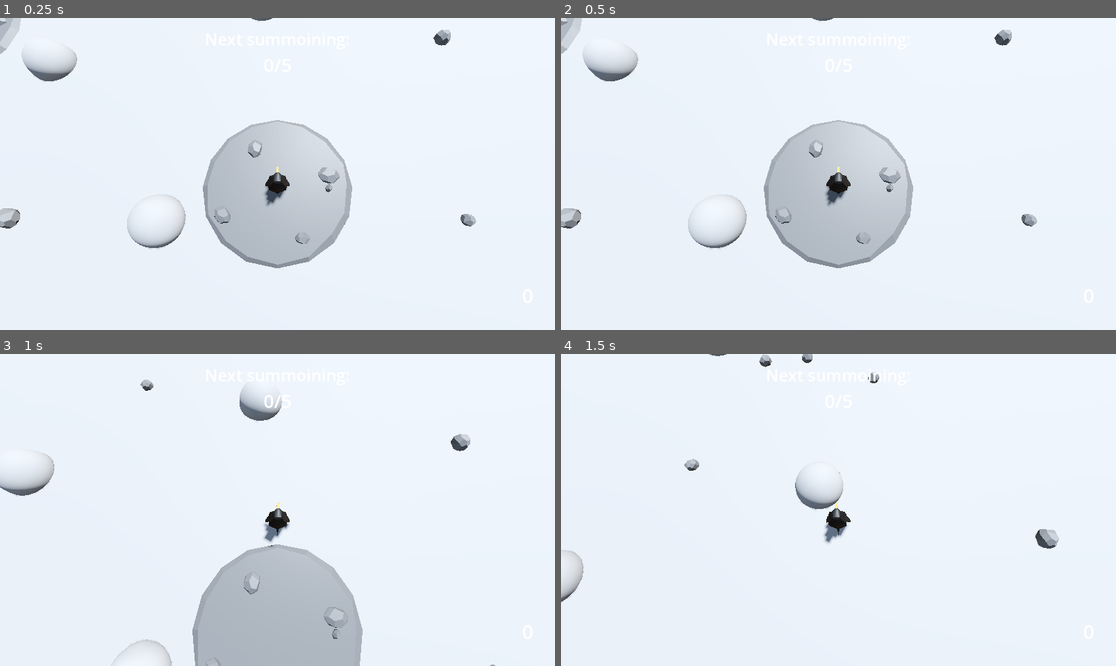
Above: before the commit, frames 1-4 (two rows, left to right).
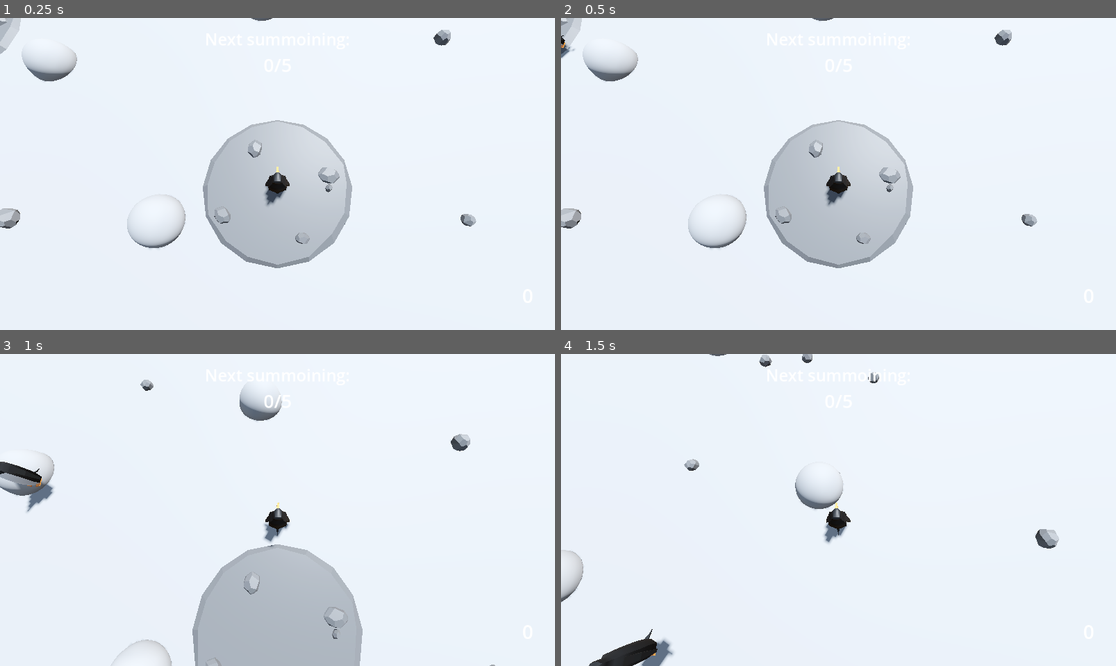
Above: after the commit, the same moments.

Repository: Edtg/Ludum-Dare-55
Game: Godot game, scene res://scenes/main.tscn
Two runs of this game, one before a commit and one after it. Both use one fixed random seed, a clock stepped at 60 frames per second and the inputs below.
Inputs:
- Up to frame 1 (0.25 s): no input
- Up to frame 2 (0.5 s): no input
- Up to frame 3 (1 s): hold W (move_forward) from 0.53 s (still down); tap Space (slide) at 0.6 s
- Up to frame 4 (1.5 s): keep holding W (move_forward); tap Space (slide) at 1.35 s

Frame 1 is identical in both runs. In frame 2, less than 0.1% of the frame differs, in the area x 0-3%, y 5-13%; in frame 3, 0.6%; in frame 4, 0.9%, in the area x 5-21%, y 88-100%.

Commit message:
Added enemies with similar behaviour to the player

Diff:
--- /dev/null
+++ b/scenes/characters/enemy.gd
@@ -0,0 +1,67 @@
+extends CharacterBody3D
+
+signal upgrade_confirmed
+
+const MOVE_SPEED: float = 4.0
+const SLIDE_BOOST_BASE: float = 2.0
+var gravity: float = ProjectSettings.get_setting("physics/3d/default_gravity")
+
+var target_rock: Node3D
+var nest_location: Vector3
+
+var rock_count: int
+var max_rocks: int = 2
+
+var is_upgrading: bool
+
+@onready var nav_agent = $NavigationAgent3D
+@onready var upgrade_timer = $UpgradeTimer
+
+
+func _physics_process(delta):
+	if is_upgrading:
+		return
+
+	var target_location: Vector3
+	if rock_count < max_rocks:
+		target_rock = get_closest_rock()
+		target_location = target_rock.global_position
+	else:
+		target_location = nest_location
+
+	nav_agent.target_position = target_location
+	if nav_agent.is_target_reachable():
+		var current_position = global_transform.origin
+		var next_position = nav_agent.get_next_path_position()
+		var new_direction = (next_position - current_position).normalized()
+
+		velocity = velocity.move_toward(new_direction * MOVE_SPEED, 0.25)
+
+		move_and_slide()
+
+
+func get_closest_rock() -> Node3D:
+	var rock = get_tree().get_nodes_in_group("rocks")[0]
+	return rock
+
+
+func pickup_rock():
+	rock_count += 1
+
+
+func can_pickup_rock() -> bool:
+	return rock_count < max_rocks
+
+
+func deposit_rocks(rocks_deposited: int, rocks_required: int):
+	rock_count = 0
+
+
+func get_upgrade(rocks_deposited: int, new_required_rocks: int):
+	is_upgrading = true
+	upgrade_timer.start()
+
+
+func _on_upgrade_timer_timeout():
+	is_upgrading = false
+	upgrade_confirmed.emit()
--- /dev/null
+++ b/scenes/characters/enemy.tscn
@@ -0,0 +1,28 @@
+[gd_scene load_steps=4 format=3 uid="uid://dj0sj680yf0wm"]
+
+[ext_resource type="Script" path="res://scenes/characters/enemy.gd" id="1_bkiei"]
+[ext_resource type="PackedScene" uid="uid://bv1n2iswps23g" path="res://assets/models/Penguin.gltf" id="2_14q2g"]
+
+[sub_resource type="CapsuleShape3D" id="CapsuleShape3D_214oa"]
+radius = 0.2
+height = 0.75
+
+[node name="Enemy" type="CharacterBody3D" groups=["penguins"]]
+script = ExtResource("1_bkiei")
+
+[node name="CollisionShape3D" type="CollisionShape3D" parent="."]
+transform = Transform3D(1, 0, 0, 0, 1, 0, 0, 0, 1, 0, 0.375, 0)
+shape = SubResource("CapsuleShape3D_214oa")
+
+[node name="Pivot" type="Node3D" parent="."]
+transform = Transform3D(1, 0, 0, 0, 1, 0, 0, 0, 1, 0, 0.2, 0)
+
+[node name="Penguin" parent="Pivot" instance=ExtResource("2_14q2g")]
+transform = Transform3D(0.5, 0, 0, 0, 0.5, 0, 0, 0, 0.5, 0, -0.2, 0)
+
+[node name="NavigationAgent3D" type="NavigationAgent3D" parent="."]
+
+[node name="UpgradeTimer" type="Timer" parent="."]
+one_shot = true
+
+[connection signal="timeout" from="UpgradeTimer" to="." method="_on_upgrade_timer_timeout"]
--- a/scenes/characters/player.gd
+++ b/scenes/characters/player.gd
@@ -92,7 +92,7 @@
 	rock_counter.text = str(rock_count)
 
 
-func show_upgrade_menu(rocks_deposited: int, new_required_rocks: int):
+func get_upgrade(rocks_deposited: int, new_required_rocks: int):
 	can_move = false
 	upgrade_menu.show()
 	goal_counter.text = str(rocks_deposited) + "/" + str(new_required_rocks)
--- a/scenes/main.gd
+++ b/scenes/main.gd
@@ -6,6 +6,7 @@
 
 const NEST = preload("res://scenes/objects/nest.tscn")
 const PLAYER = preload("res://scenes/characters/player.tscn")
+const ENEMY = preload("res://scenes/characters/enemy.tscn")
 
 func _ready():
 	setup_map()
@@ -23,7 +24,10 @@
 			new_nest.assigned_penguin = player
 			new_map.add_child(player)
 		else:
-			# Spawn enemy
-			pass
+			var enemy = ENEMY.instantiate()
+			enemy.position = p
+			enemy.nest_location = new_nest.position
+			new_nest.assigned_penguin = enemy
+			new_map.add_child(enemy)
 
 		new_map.add_child(new_nest)
--- a/scenes/maps/test_map.tscn
+++ b/scenes/maps/test_map.tscn
@@ -15,6 +15,10 @@
 sky = SubResource("Sky_l016p")
 tonemap_mode = 2
 glow_enabled = true
+
+[sub_resource type="NavigationMesh" id="NavigationMesh_484g3"]
+vertices = PackedVector3Array(-19.5, 0.499999, -19.5, -19.5, 0.499999, 19.5, 19.5, 0.499999, 19.5, 19.5, 0.499999, -19.5)
+polygons = [PackedInt32Array(3, 2, 0), PackedInt32Array(0, 2, 1)]
 
 [sub_resource type="QuadMesh" id="QuadMesh_xm0bq"]
 size = Vector2(40, 40)
@@ -33,13 +37,18 @@
 transform = Transform3D(-0.866025, -0.433013, 0.25, 0, 0.5, 0.866025, -0.5, 0.75, -0.433013, 0, 0, 0)
 shadow_enabled = true
 
-[node name="MeshInstance3D" type="MeshInstance3D" parent="."]
+[node name="NavigationRegion3D" type="NavigationRegion3D" parent="."]
+navigation_mesh = SubResource("NavigationMesh_484g3")
+
+[node name="MeshInstance3D" type="MeshInstance3D" parent="NavigationRegion3D"]
 transform = Transform3D(1, 0, 0, 0, -4.37114e-08, 1, 0, -1, -4.37114e-08, 0, 0, 0)
 mesh = SubResource("QuadMesh_xm0bq")
+skeleton = NodePath("../..")
 
-[node name="StaticBody3D" type="StaticBody3D" parent="."]
+[node name="StaticBody3D" type="StaticBody3D" parent="NavigationRegion3D/MeshInstance3D"]
+transform = Transform3D(1, 0, 0, 0, -4.37114e-08, -1, 0, 1, -4.37114e-08, 0, 0, 0)
 
-[node name="CollisionShape3D" type="CollisionShape3D" parent="StaticBody3D"]
+[node name="CollisionShape3D" type="CollisionShape3D" parent="NavigationRegion3D/MeshInstance3D/StaticBody3D"]
 shape = SubResource("BoxShape3D_j5v1l")
 
 [node name="MeshInstance3D2" type="MeshInstance3D" parent="."]
--- a/scenes/objects/nest.gd
+++ b/scenes/objects/nest.gd
@@ -43,7 +43,7 @@
 			deposited_rocks.pop_front()
 		required_rocks += required_rocks_increase
 		penguin_spirit.show()
-		assigned_penguin.show_upgrade_menu(rock_count, required_rocks)
+		assigned_penguin.get_upgrade(rock_count, required_rocks)
 		GameManager.spirit_summoned(required_rocks)
 
 
--- a/scenes/objects/rock_pickup.tscn
+++ b/scenes/objects/rock_pickup.tscn
@@ -6,7 +6,7 @@
 [sub_resource type="SphereShape3D" id="SphereShape3D_h2ctu"]
 radius = 0.6
 
-[node name="RockPickup" type="Node3D"]
+[node name="RockPickup" type="Node3D" groups=["rocks"]]
 script = ExtResource("1_diipv")
 
 [node name="ProiximityDetector" type="Area3D" parent="."]
Not shown: 1 places in scenes/maps/test_map.tscn that only renumber resources
